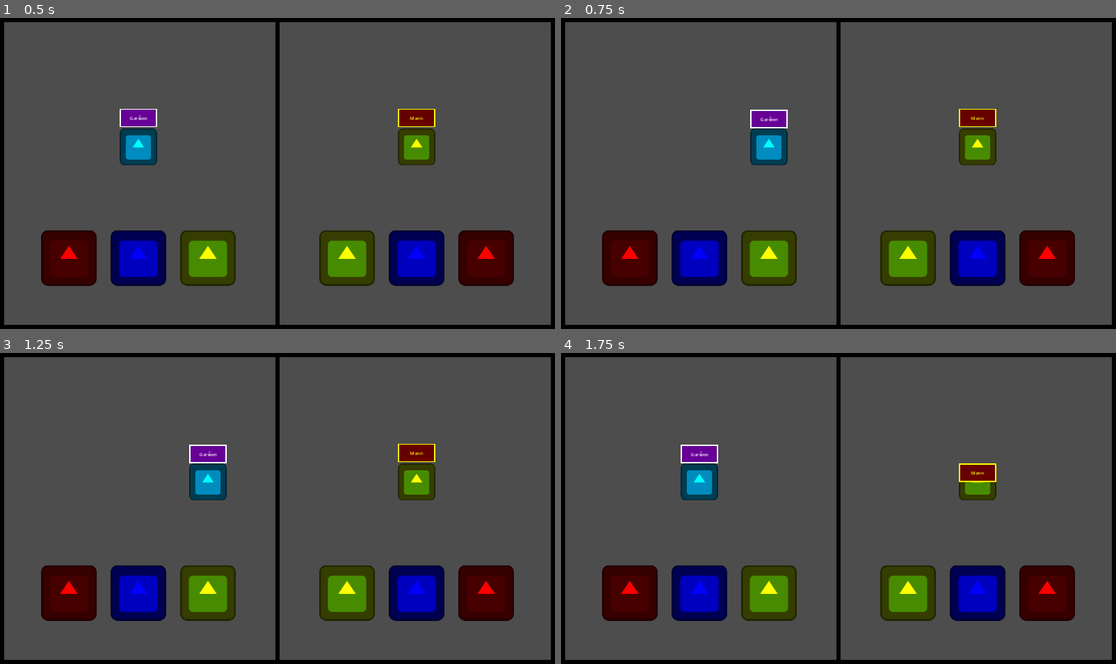
Above: before the commit, frames 1-4 (two rows, left to right).
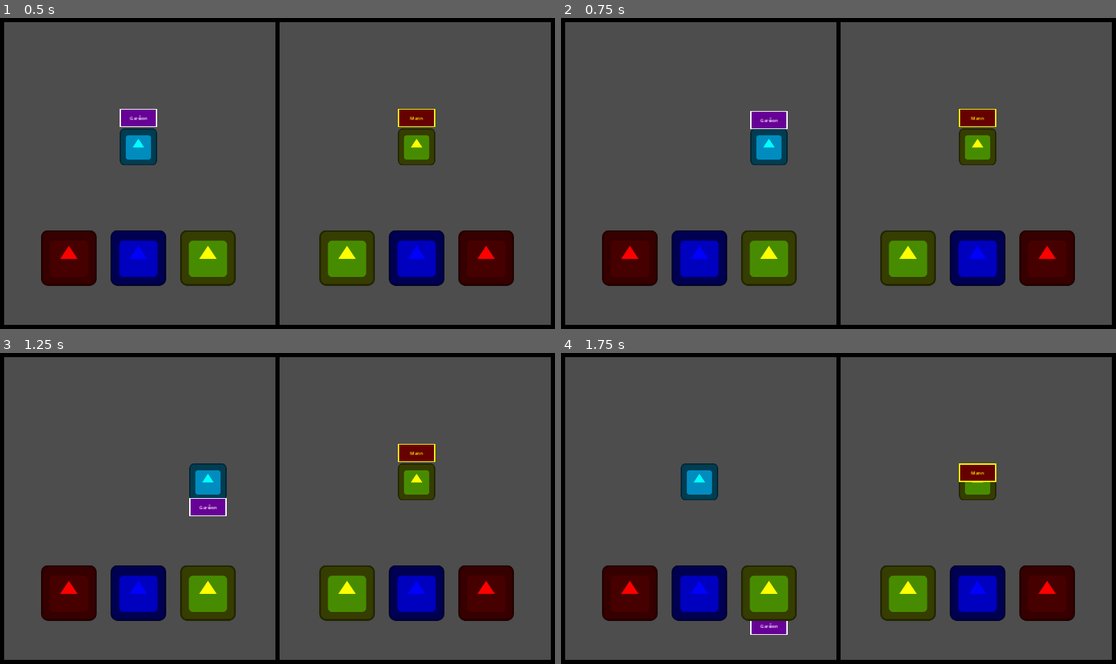
Above: after the commit, the same moments.

Repository: NymmkTheMink/Duo-Ling
Game: Godot game, scene res://game_modes/sort/sort.tscn
The game is run twice, just before and just after one commit, with the same random seed, the same clock (stepped at 60 frames per second) and the same inputs. The project has no main scene, so this scene is started directly. The engine's default icon, where the game draws it, is replaced by a stand-in: a white triangle on a blue panel in a dark square.
Inputs:
- Up to frame 1 (0.5 s): no input
- Up to frame 2 (0.75 s): tap Enter at 0.5 s; hold D (right_P1) from 0.53 s (still down); tap S (choose_P1) at 0.6 s
- Up to frame 3 (1.25 s): keep holding D (right_P1)
- Up to frame 4 (1.75 s): release D (right_P1) at 1.28 s; hold A (left_P1) from 1.28 s (still down); tap Down (choose_P2) at 1.35 s

Frame 1 is identical in both runs. In frame 2, 0.1% of the frame differs, in the area x 34-41%, y 29-36%; in frame 3, 0.8%, in the area x 34-41%, y 29-53%; in frame 4, 0.7%.

Commit message:
changed physics layers

Diff:
--- a/game_modes/sort/words/french_word.tscn
+++ b/game_modes/sort/words/french_word.tscn
@@ -14,6 +14,8 @@
 size = Vector2(128, 64)
 
 [node name="FrenchWord" type="RigidBody2D"]
+collision_layer = 4
+collision_mask = 16
 freeze = true
 script = ExtResource("1_w1leq")
 
--- a/game_modes/sort/words/german_word.tscn
+++ b/game_modes/sort/words/german_word.tscn
@@ -14,6 +14,8 @@
 size = Vector2(128, 64)
 
 [node name="GermanWord" type="RigidBody2D"]
+collision_layer = 4
+collision_mask = 16
 freeze = true
 script = ExtResource("1_j5n2i")
 metadata/_edit_group_ = true
--- a/game_modes/sort/words/spanish_word.tscn
+++ b/game_modes/sort/words/spanish_word.tscn
@@ -14,6 +14,8 @@
 size = Vector2(128, 64)
 
 [node name="SpanishWord" type="RigidBody2D"]
+collision_layer = 4
+collision_mask = 16
 freeze = true
 script = ExtResource("1_55q1x")
 metadata/_edit_group_ = true
